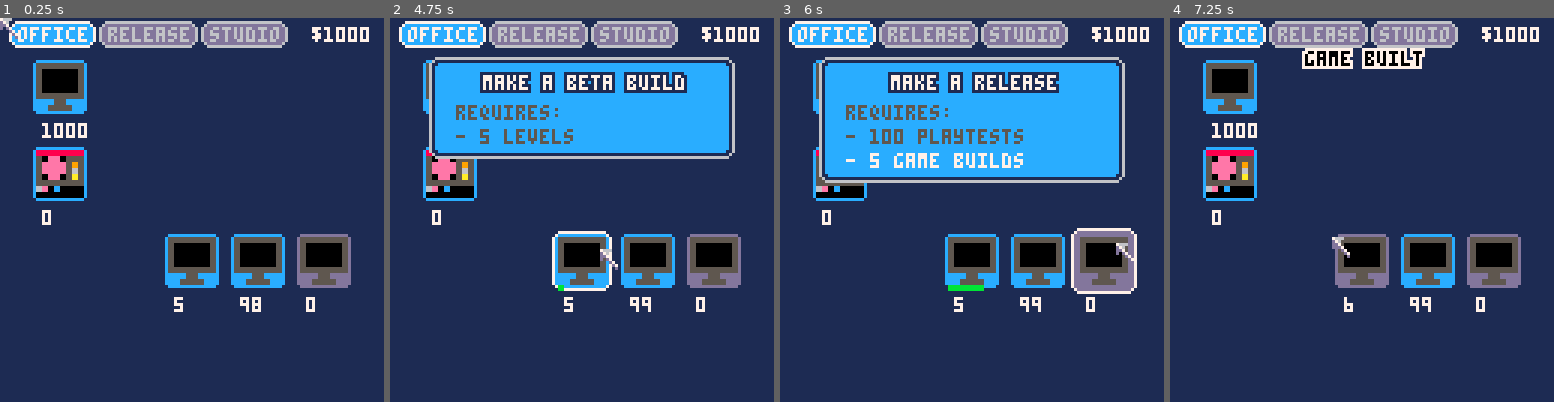
Above: before the commit, frames 1-4 (left to right).
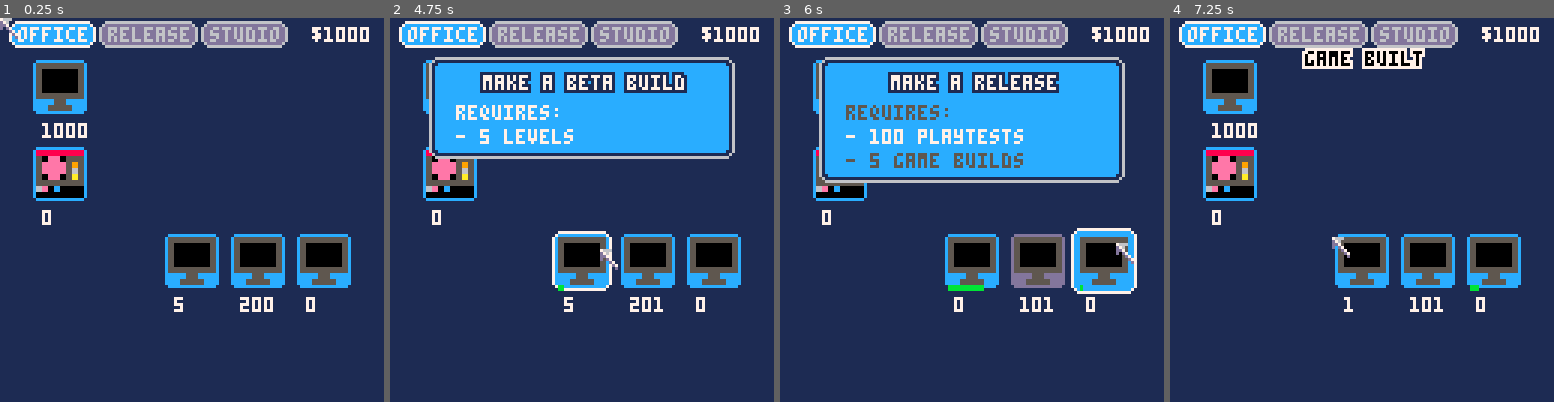
Above: after the commit, the same moments.

Repository: wesen/carts
Game: PICO-8 cartridge games/gamedevgame/gamedevgame.p8
The game is run twice, just before and just after one commit, with the same random seed, the same clock (stepped at 60 frames per second) and the same inputs.
Inputs (mouse positions are in pixels of both pictures, inside the frame that each line leads up to):
- Up to frame 1 (0.25 s): no input
- Up to frame 2 (4.75 s): click (459, 121) at 0.67 s; click (520, 267) at 1.22 s; click (585, 114) at 1.77 s; click (647, 259) at 2.32 s; click (712, 106) at 2.87 s; click (474, 256) at 3.42 s; click (535, 102) at 3.97 s; click (601, 248) at 4.52 s
- Up to frame 3 (6 s): click (1052, 94) at 5.07 s; click (1117, 244) at 5.62 s
- Up to frame 4 (7.25 s): click (1269, 90) at 6.17 s; click (1331, 236) at 6.72 s

The runs differ from the first frame. In frame 1, 0.7% of the frame differs, in the area x 62-92%, y 56-77%; in frame 2, 1.6%; in frame 3, 3.3%, in the area x 17-93%, y 28-77%; in frame 4, 1.5%.

Commit message:
Add gamer mechanics

Diff:
--- a/games/gamedevgame/gamedevgame.p8
+++ b/games/gamedevgame/gamedevgame.p8
@@ -1129,8 +1128,6 @@
  "game released",
  tab_game
 )
--- res_release.count=1
--- res_release.created=true
 
 -- release resources
 
@@ -1189,6 +1186,9 @@
  "gamer recruited",
  tab_release
 )
+res_gamer.on_produced_cb=function(self)
+ glb_hire_gamer:hire()
+end
 
 cls_worker=class(function(self,duration)
  self.t=0
@@ -1361,12 +1361,19 @@
 end)
 
 spr_gamer=80
+gamer_auto_resources={res_playtest}
 cls_gamer=subclass(cls_worker,function(self,duration)
  cls_worker._ctr(self,duration)
  self.auto_resources={}
  self.spr=spr_gamer
  self.tab=tab_release
 end)
+
+function cls_gamer:on_tick()
+ cls_worker.on_tick(self)
+ local money=res_release.count*0.5
+ glb_resource_manager.money+=money
+end
 
 cls_hire_worker=class(function(self,name,cls,dependencies,spr,cost,auto_resources,salary)
  self.cls=cls
@@ -1502,6 +1509,12 @@
  )
 }
 
+glb_hire_gamer=cls_hire_worker.init(
+ "gamer",cls_gamer,{},spr_gamer,0,
+ gamer_auto_resources,
+ 0
+)
+
 
 function _init()
  poke(0x5f2d,1)
@@ -1509,12 +1522,18 @@
   res_loc.count=1000
   glb_timescale=1
   glb_resource_manager.money=1000
-  res_level.count=5
+  res_level.count=20
   res_level.created=true
   res_build.created=true
   res_build.count=5
-  res_playtest.count=98
+  res_playtest.count=200
   res_playtest.created=true
+  res_youtube.created=true
+  res_twitch.created=true
+  res_tweet.created=true
+  res_youtube.count=5
+  res_twitch.count=5
+  res_tweet.count=5
  else
   glb_resource_manager.money=0
  end
--- a/games/gamedevgame/hire_worker.lua
+++ b/games/gamedevgame/hire_worker.lua
@@ -131,3 +131,9 @@
   twitcher_salary
  )
 }
+
+glb_hire_gamer=cls_hire_worker.init(
+ "gamer",cls_gamer,{},spr_gamer,0,
+ gamer_auto_resources,
+ 0
+)
--- a/games/gamedevgame/main.lua
+++ b/games/gamedevgame/main.lua
@@ -4,12 +4,18 @@
   res_loc.count=1000
   glb_timescale=1
   glb_resource_manager.money=1000
-  res_level.count=5
+  res_level.count=20
   res_level.created=true
   res_build.created=true
   res_build.count=5
-  res_playtest.count=98
+  res_playtest.count=200
   res_playtest.created=true
+  res_youtube.created=true
+  res_twitch.created=true
+  res_tweet.created=true
+  res_youtube.count=5
+  res_twitch.count=5
+  res_tweet.count=5
  else
   glb_resource_manager.money=0
  end
--- a/games/gamedevgame/resources.lua
+++ b/games/gamedevgame/resources.lua
@@ -64,7 +64,6 @@
 end
 
 --
-
 res_pixel=resource_cls.init("pixel",
  "pixels",
   0,1,
@@ -196,8 +195,6 @@
  "game released",
  tab_game
 )
--- res_release.count=1
--- res_release.created=true
 
 -- release resources
 
@@ -256,3 +253,6 @@
  "gamer recruited",
  tab_release
 )
+res_gamer.on_produced_cb=function(self)
+ glb_hire_gamer:hire()
+end
--- a/games/gamedevgame/worker.lua
+++ b/games/gamedevgame/worker.lua
@@ -169,9 +169,16 @@
 end)
 
 spr_gamer=80
+gamer_auto_resources={res_playtest}
 cls_gamer=subclass(cls_worker,function(self,duration)
  cls_worker._ctr(self,duration)
  self.auto_resources={}
  self.spr=spr_gamer
  self.tab=tab_release
 end)
+
+function cls_gamer:on_tick()
+ cls_worker.on_tick(self)
+ local money=res_release.count*0.5
+ glb_resource_manager.money+=money
+end
